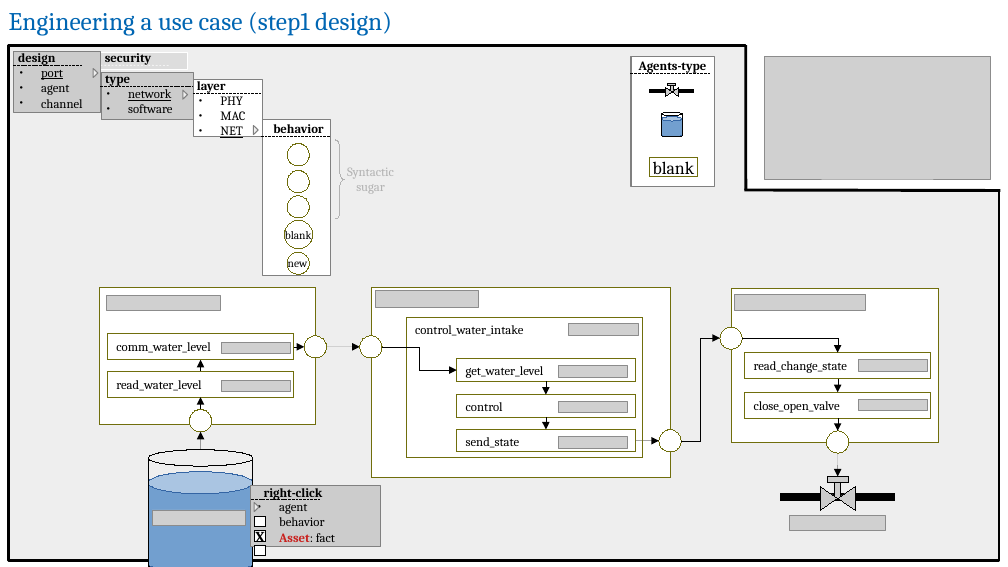
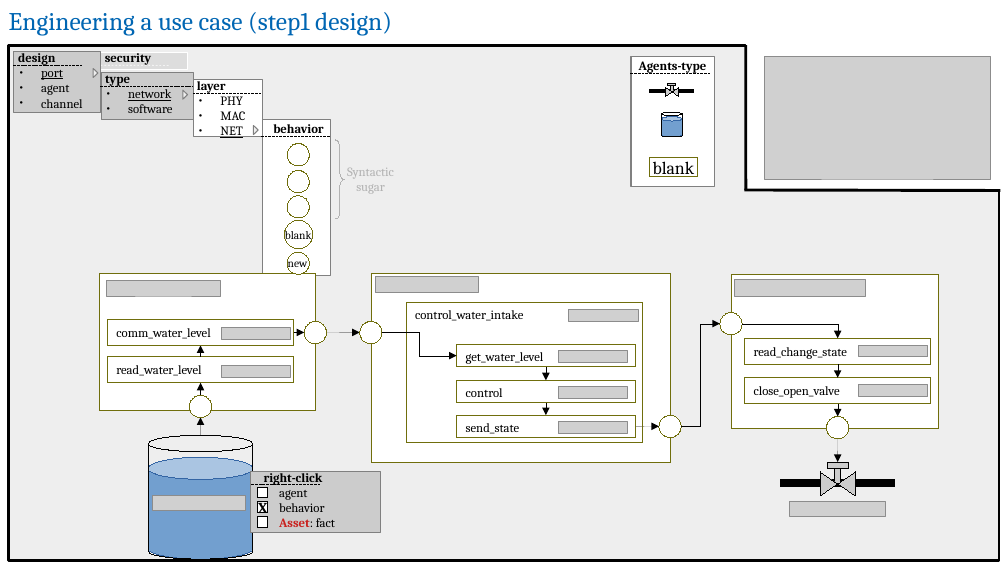
Before and after one commit to v-research/cybersecurity, a slide deck: slide 21 of images/v-research_tool-abf.odp. Drawn at 1008x567 pixels with LibreOffice and Linux fonts; fonts in the diff are those of the drawing; grey boxes stand for pictures; background and template pictures are left out. Boxes give left, top, right and bottom in pixels: in the first picture for what was removed or moved away, otherwise in the second. Text is boxed around its words. In the diff, an @@ line names an element or a change of style, - is before the commit and + after.

```diff
--- a/images/v-research_tool-abf.odp
+++ b/images/v-research_tool-abf.odp
@@ 14 rectangles, 13 pictures, 9 arrows, 6 ellipses, 3 cylinders, 3 elbow arrows, 2 texts, 2 triangles, 1 line: place and size @@
-14 rectangles, 13 pictures, 9 arrows, 6 ellipses, 3 cylinders, 3 elbow arrows, 2 texts, 2 triangles, 1 line at (100,288,939,567)
+14 rectangles, 13 pictures, 9 arrows, 6 ellipses, 3 cylinders, 3 elbow arrows, 2 texts, 2 triangles, 1 line at (100,273,939,559)
@@ arrow moved from (546, 417) - (546, 430) to (546, 367) - (546, 381) @@
@@ arrow moved from (546, 381) - (546, 395) to (546, 402) - (546, 415) @@
@@ text "X": place and size @@
-text "X" at (255,530,264,546)
+text "X" at (258,501,267,517)
@@ flow chart extract removed at (255,503,259,512) @@
@@ rectangle: place and size @@
-rectangle at (255,517,265,527)
+rectangle at (258,502,268,512)
@@ rectangle: place and size @@
-rectangle at (255,546,265,556)
+rectangle at (258,488,268,498)
@@ rectangle: place and size @@
-rectangle at (255,531,265,541)
+rectangle at (258,517,268,527)
```
Also in this commit, not shown: 4 other files.
